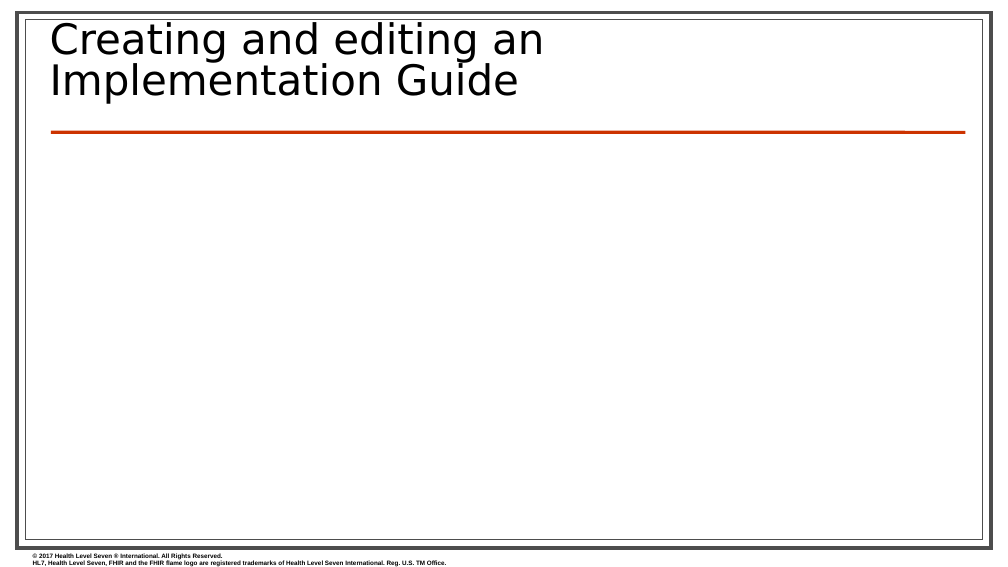
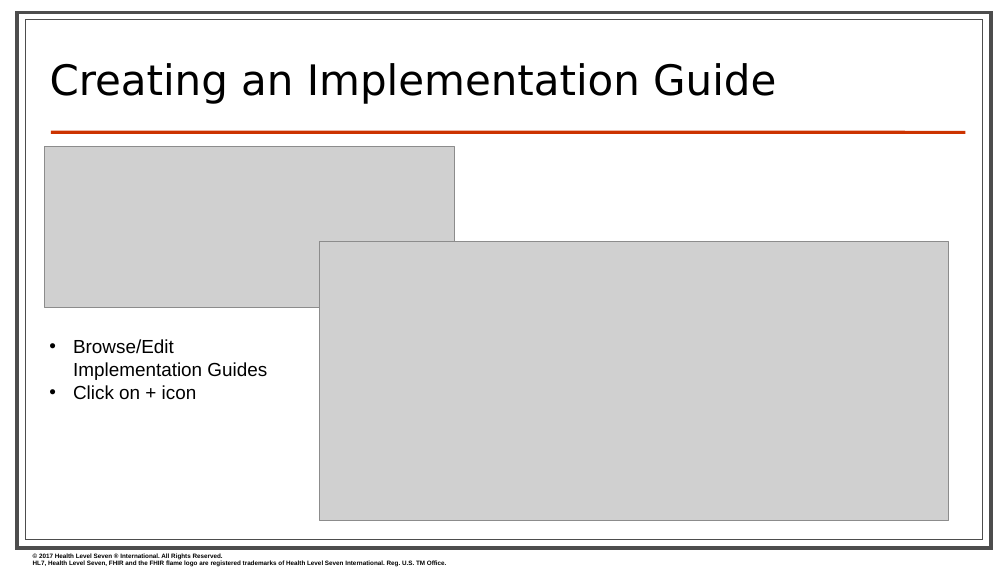
Before and after one commit to FHIR/documents, a slide deck: slide 9 of presentations/2019-09 IG Training/Using Trifolia-on-FHIR to Profile and Create FHIR IGs - Sarah.pptx (slide 8 before the commit). Drawn at 1008x567 pixels with LibreOffice and Linux fonts; fonts in the diff are those of the drawing; grey boxes stand for pictures; background and template pictures are left out. Boxes give left, top, right and bottom in pixels: in the first picture for what was removed or moved away, otherwise in the second. Text is boxed around its words. In the diff, an @@ line names an element or a change of style, - is before the commit and + after.

```diff
--- a/presentations/2019-09 IG Training/Using Trifolia-on-FHIR to Profile and Create FHIR IGs - Sarah.pptx
+++ b/presentations/2019-09 IG Training/Using Trifolia-on-FHIR to Profile and Create FHIR IGs - Sarah.pptx
@@ title at box(50, 63, 776, 104): text changed @@
-Creating and editing an Implementation Guide
+Creating an Implementation Guide
@@ picture added at box(45, 147, 455, 308) @@
@@ picture added at box(320, 242, 950, 520) @@
@@ text added at box(73, 339, 267, 400), 18 pt, text #000000 @@
+• Browse/Edit Implementation Guides
+• Click on + icon
```
Also in this commit, not shown: 4 other slides changed, 4 slides added, 4 slides removed.
